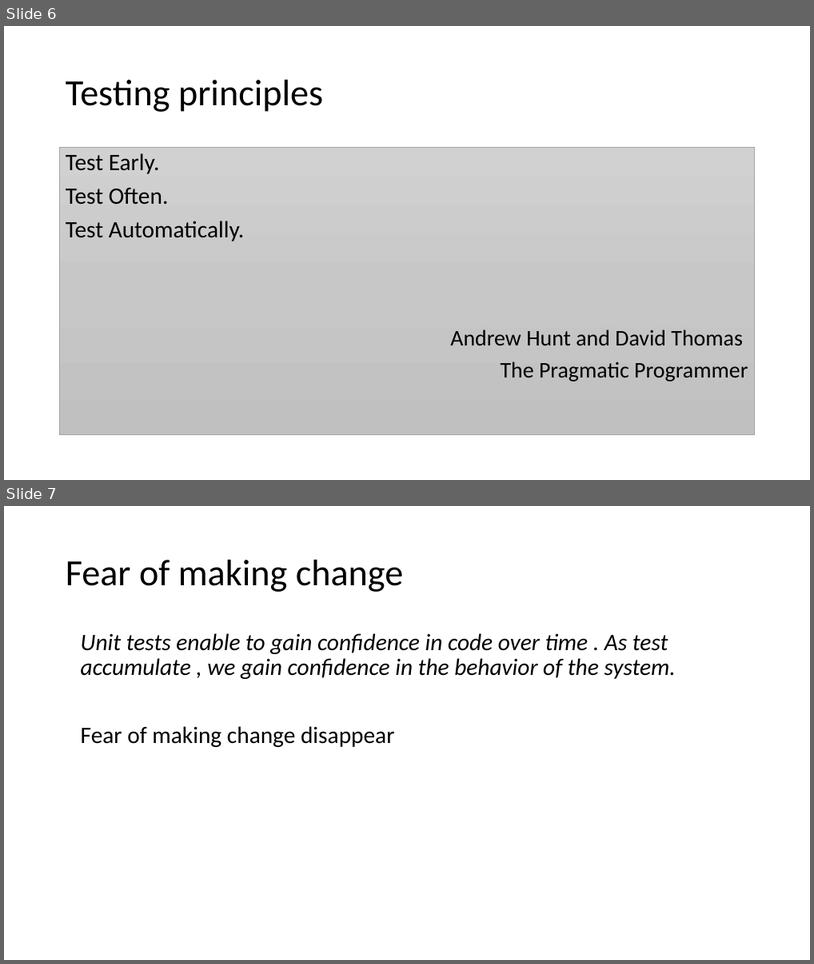
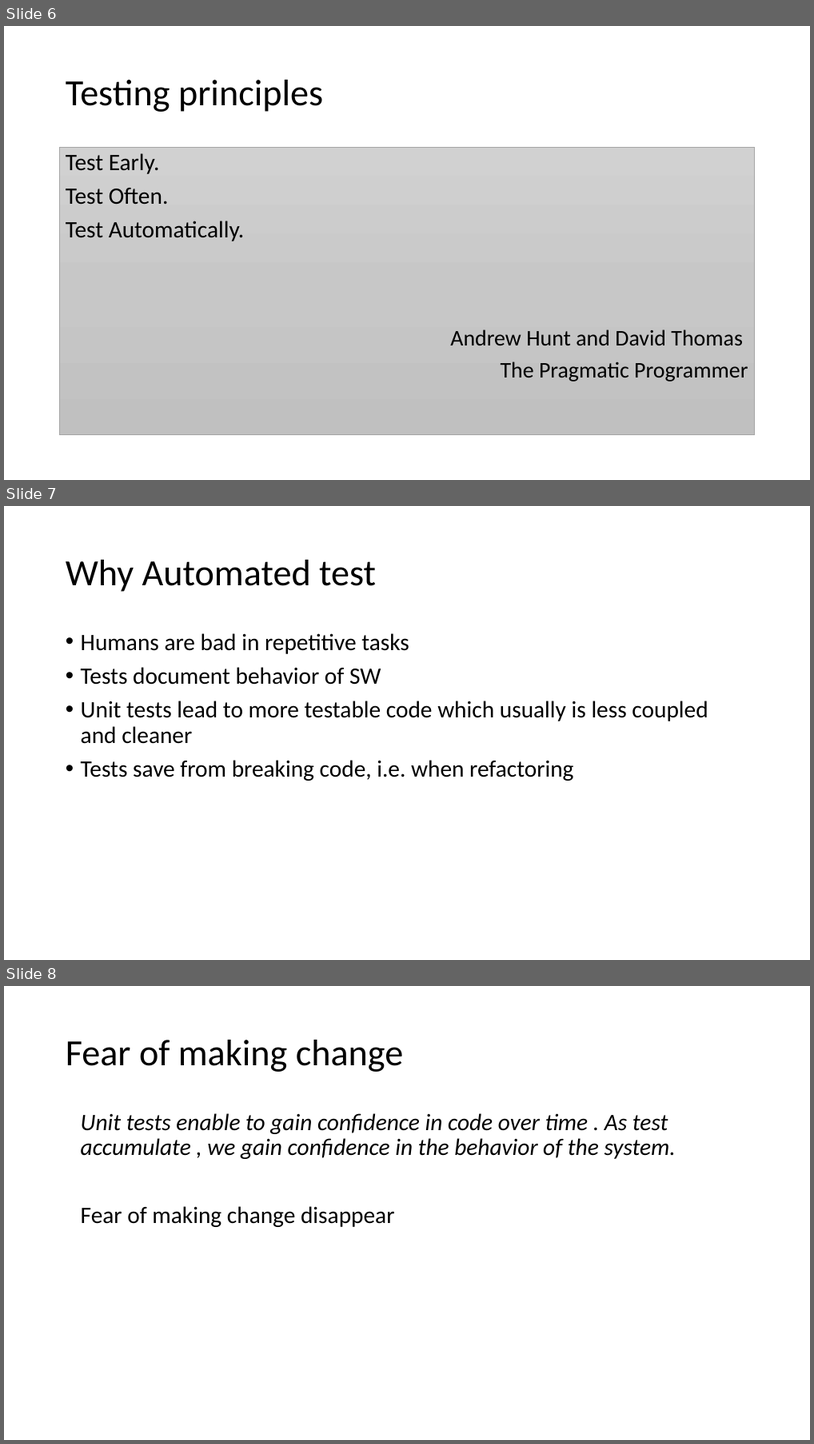
Before and after one commit to SunilPrasad/GithubRepo, a slide deck: TDDExamples/Persentation/TDD.pptx. Shown one above the other, each under a label of ours: slides 6 and 7 before the commit, slides 6, 7 and 8 after it. The pictures are 814x964 and 814x1444 pixels, drawn with LibreOffice and Linux fonts; fonts in the diff are those of the drawing. Boxes give left, top, right and bottom in pixels: in the first picture for what was removed or moved away, otherwise in the second. Text is boxed around its words. In the diff, an @@ line names an element or a change of style, - is before the commit and + after.

```diff
--- a/TDDExamples/Persentation/TDD.pptx
+++ b/TDDExamples/Persentation/TDD.pptx
@@ slide 7 added at [4,506,810,960], background #FFFFFF @@
@@ title added at [66,560,376,592], 44 pt, text #000000 @@
+Why Automated test
@@ text added at [81,633,708,780], 28 pt, text #000000 @@
+• Humans are bad in repetitive tasks
+• Tests document behavior of SW
+• Unit tests lead to more testable code which usually is less coupled and cleaner
+• Tests save from breaking code, i.e. when refactoring
@@ what was slide 7 is now slide 8 @@
```
Also in this commit, not shown: 3 slides changed, 1 other file.
